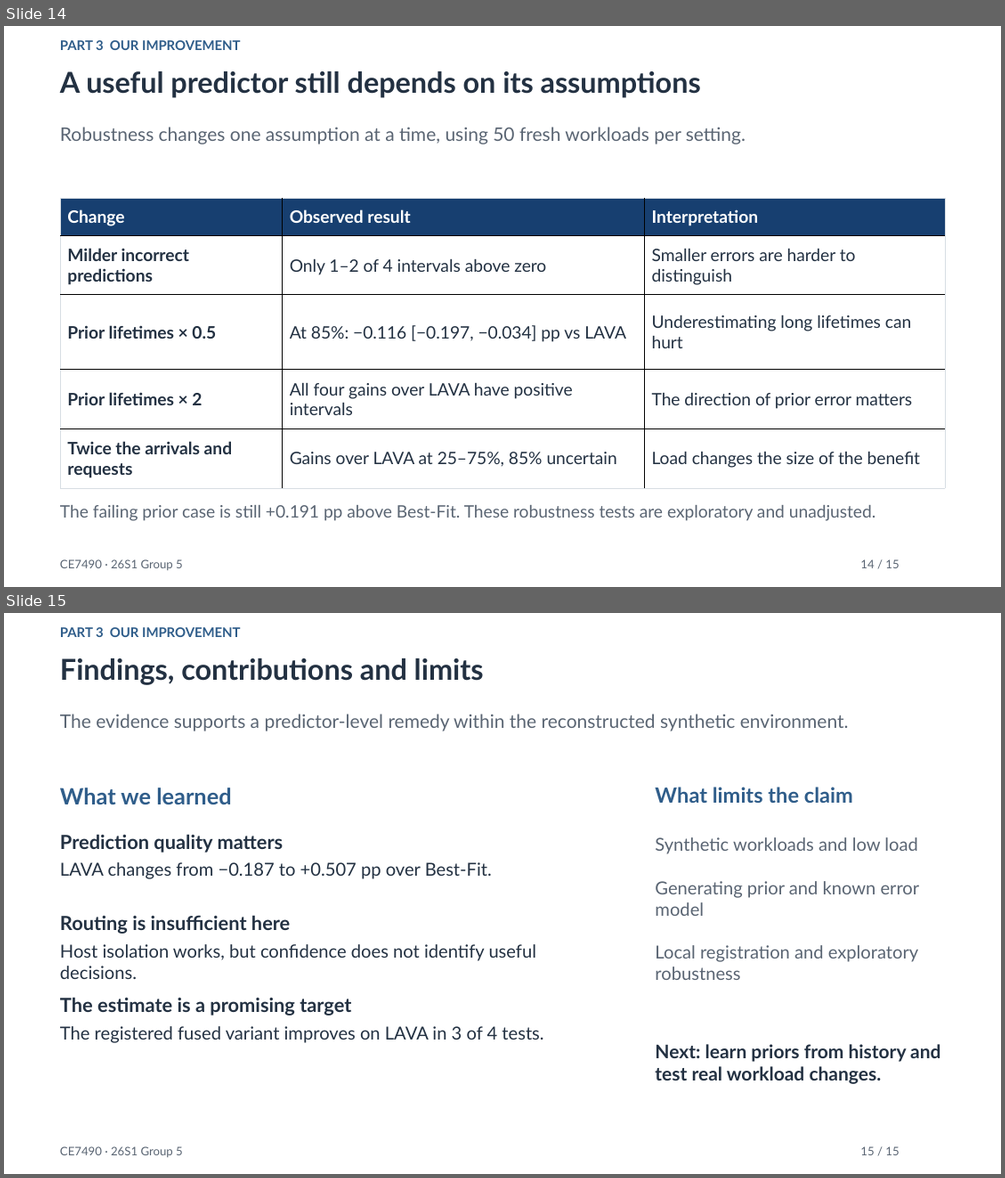
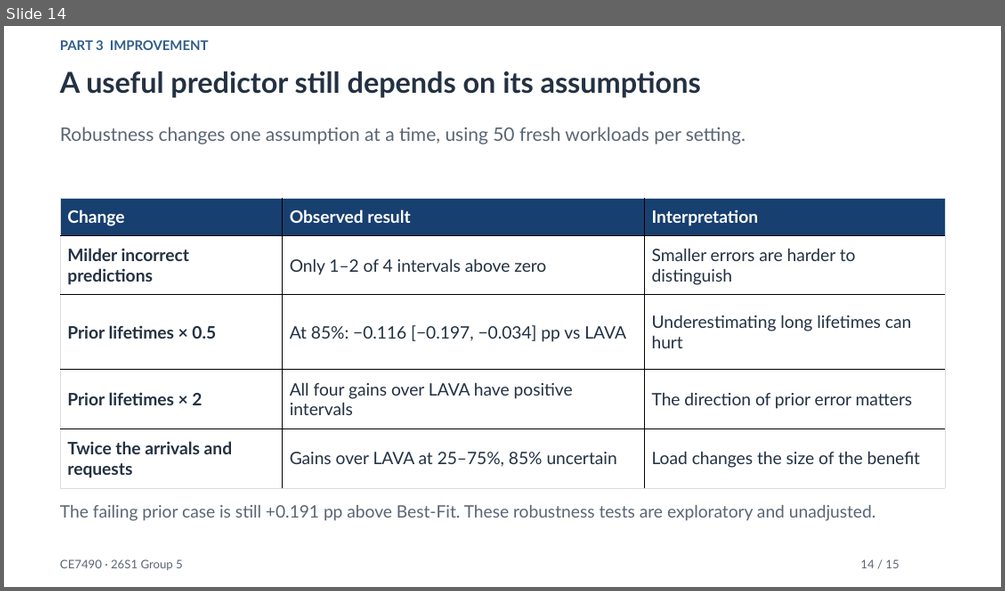
Before and after one commit to xxxmian/CE7490-P2_Revisiting_LAVA, a slide deck: Revisiting_Lifetime_Aware_VM_Allocation_Presentation_v4.pptx. Shown one above the other, each under a label of ours: slides 14 and 15 before the commit, slide 14 after it. The pictures are 1005x1178 and 1005x591 pixels, drawn with LibreOffice and Linux fonts; fonts in the diff are those of the drawing. Boxes give left, top, right and bottom in pixels: in the first picture for what was removed or moved away, otherwise in the second. Text is boxed around its words. In the diff, an @@ line names an element or a change of style, - is before the commit and + after.

Commit message:
Refocus presentation on method reproduction before improvement

```diff
--- a/Revisiting_Lifetime_Aware_VM_Allocation_Presentation_v4.pptx
+++ b/Revisiting_Lifetime_Aware_VM_Allocation_Presentation_v4.pptx
@@ slide 15 removed at (x1=4, y1=613, x2=1001, y2=1174), background #FFFFFF @@
@@ text removed at (x1=60, y1=627, x2=241, y2=637) @@
-PART 3 OUR IMPROVEMENT
@@ text removed at (x1=60, y1=658, x2=484, y2=685) @@
-Findings, contributions and limits
@@ text removed at (x1=60, y1=714, x2=849, y2=731) @@
-The evidence supports a predictor-level remedy within the reconstructed synthetic environment.
@@ text removed at (x1=60, y1=787, x2=231, y2=804) @@
-What we learned
@@ text removed at (x1=655, y1=787, x2=853, y2=803) @@
-What limits the claim
@@ text removed at (x1=60, y1=834, x2=283, y2=852) @@
-Prediction quality matters
@@ text removed at (x1=655, y1=837, x2=920, y2=980) @@
-Synthetic workloads and low load
-Generating prior and known error model
-Local registration and exploratory robustness
@@ text removed at (x1=60, y1=862, x2=492, y2=879) @@
-LAVA changes from −0.187 to +0.507 pp over Best-Fit.
@@ text removed at (x1=60, y1=915, x2=290, y2=933) @@
-Routing is insufficient here
@@ text removed at (x1=60, y1=944, x2=537, y2=979) @@
-Host isolation works, but confidence does not identify useful decisions.
@@ text removed at (x1=60, y1=997, x2=351, y2=1015) @@
-The estimate is a promising target
@@ text removed at (x1=60, y1=1026, x2=543, y2=1043) @@
-The registered fused variant improves on LAVA in 3 of 4 tests.
@@ text removed at (x1=655, y1=1044, x2=940, y2=1084) @@
-Next: learn priors from history and test real workload changes.
@@ text removed at (x1=60, y1=1146, x2=183, y2=1157) @@
-CE7490 · 26S1 Group 5
@@ text removed at (x1=860, y1=1146, x2=898, y2=1155) @@
-15 / 15
@@ slide 14 changed as well @@
@@ text at (x1=60, y1=40, x2=209, y2=50): text changed @@
-PART 3 OUR IMPROVEMENT
+PART 3 IMPROVEMENT
```
Also in this commit, not shown: 9 other slides changed, 5 slides added, 4 other slides removed, 3 other files.
